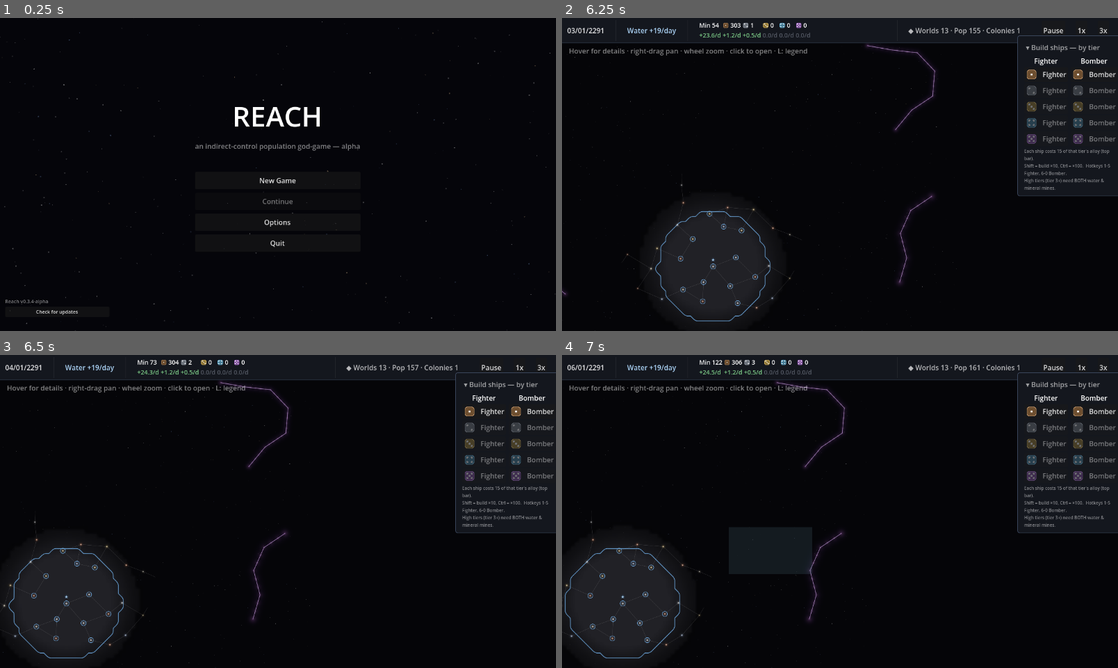
Above: before the commit, frames 1-4 (two rows, left to right).
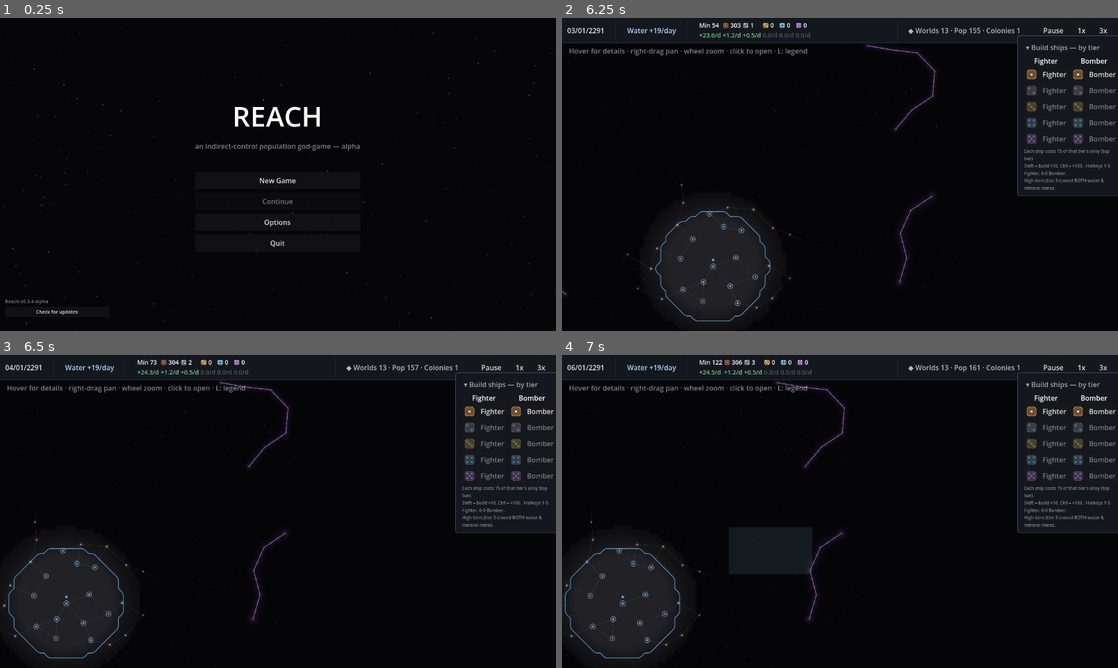
Above: after the commit, the same moments.

Repository: evyatarmitz/reach
Game: Godot game, scene res://menu/menu.tscn
Same seed, same stepped clock (60 frames per second), same inputs: the game is played once before the commit and once after it.
Inputs (mouse positions are in pixels of both pictures, inside the frame that each line leads up to):
- Up to frame 1 (0.25 s): no input
- Up to frame 2 (6.25 s): click "New Game" at 0.5 s; click "Normal" at 1.25 s; click "Normal" at 2 s; click "Start" at 2.75 s; click "Begin" at 3.5 s; click "1x" at 4.25 s; click "3x" at 5 s; tap Enter at 5.75 s; move the mouse to (962, 158) at 5.77 s; hold Right from 5.78 s (still down); hold Ctrl from 5.78 s (still down); click (962, 158) at 5.92 s; tap Space at 6.02 s
- Up to frame 3 (6.5 s): keep holding Right; keep holding Ctrl
- Up to frame 4 (7 s): release Right at 6.5 s; release Ctrl at 6.5 s; tap Enter at 6.5 s; drag from (728, 527) to (812, 574) at 6.52 s

Frames 1-2 are identical in both runs. In frame 3, 0.2% of the frame differs, in the area x 1-23%, y 61-90%; in frame 4, nothing differs.

Commit message:
Add god-view autoshot pose for the multi-empire contest
The fogged galaxy pose only shows the player + one rival, so it can't
review the whole-map red/yellow/green border+storm contest. Add a 12th
pose, autoshot_god.png: fog off, every empire's border baked (not just
player-sight-gated), whole galaxy framed, side panels hidden.

- _player_vr_at() returns true when _fog_disabled so all empires' borders
  trace; _draw_galaxy skips the fog overlay when _fog_disabled. Both are
  no-ops in normal play (flag is screenshot/debug only).
- Pose advances +240 days to mature the contest, fits the galaxy, hides
  the shipyard + selection panels for an unobstructed map.

Known limitation logged: distant empires show only their strongest seam,
not full outlines (player-centric sampler + coarse grid on a wide map).
Correct in fogged play; noted in TODO for later. All sim tests +
determinism green (changes are render-only).

Diff:
--- a/desktop/game/main.gd
+++ b/desktop/game/main.gd
@@ -843,7 +843,8 @@
 
 func _player_vr_at(p: Vector2, ids: Array, pos: Array, infl: Array, reach: Array,
 		reach_vr: Array, pk: int) -> bool:
-	return _vr_at(p, ids, pos, infl, reach, reach_vr, pk) > 0.0
+	# God-view (screenshot/debug): show every empire's border regardless of player sight.
+	return _fog_disabled or _vr_at(p, ids, pos, infl, reach, reach_vr, pk) > 0.0
 
 
 func _best_other(claims: Array, k: int, pi: int) -> float:
@@ -1294,7 +1295,7 @@
 	# linear filtering (see _ready) so the feathered lit region hugs the player's
 	# actual influence with a smooth edge — no blocks, no hard reach disc. Lit fades
 	# to grey explored-memory to never-seen black. Baked in the border refresh.
-	if _fog_tex != null:
+	if _fog_tex != null and not _fog_disabled:
 		draw_texture_rect(_fog_tex, _fog_rect, false)
 	# Cosmic anomalies ("storms"): a magenta nebula haze snaking along a spine. They
 	# block influence and sight (not movement), so they're always visible — a blind
@@ -3209,5 +3210,39 @@
 	await RenderingServer.frame_post_draw
 	get_viewport().get_texture().get_image().save_png("user://autoshot_drag_select.png")
 	_dragging = false
+	# Eleventh shot: GOD VIEW of the whole galaxy — fog off, every empire's border drawn
+	# (not just the player's-sight-gated ones), zoomed to fit. This is the true multi-empire
+	# "red/yellow/green" contest shot: the one that shows border curves, seam contests and
+	# storm placement across ALL empires at once, which the fogged galaxy pose can't. Advance
+	# further first so the borders mature and rivals actually clash.
+	for i in 2400:   # +240 days of expansion so the contest is well-developed
+		sim.tick(SimConstants.TICK_DAYS)
+	_fog_disabled = true
+	selected_fleet_id = -1
+	view_system_id = -1
+	selected_planet_id = -1
+	_hover_hold = false
+	var g_span: Vector2 = (_map_hi - _map_lo) + Vector2(240, 240)
+	var g_vp: Vector2 = get_viewport_rect().size
+	_galaxy_cam_pos = (_map_lo + _map_hi) * 0.5
+	_galaxy_cam_zoom = clampf(minf(g_vp.x / g_span.x, g_vp.y / g_span.y), ZOOM_MIN, ZOOM_MAX)
+	_apply_camera()
+	_recompute_borders()
+	# Hide the right-column UI (shipyard + selection panel) so nothing occludes the map —
+	# this pose exists purely to review the whole-galaxy border/storm contest.
+	if ship_panel != null:
+		ship_panel.visible = false
+	if panel != null:
+		panel.visible = false
+	_refresh_ui()
+	if ship_panel != null:
+		ship_panel.visible = false   # _refresh_ui may re-show it; force hidden for the shot
+	if panel != null:
+		panel.visible = false
+	queue_redraw()
+	await RenderingServer.frame_post_draw
+	await RenderingServer.frame_post_draw
+	get_viewport().get_texture().get_image().save_png("user://autoshot_god.png")
+	_fog_disabled = false
 	print("autoshots saved: ", ProjectSettings.globalize_path("user://"))
 	get_tree().quit()
Not shown, changed: artifacts/notes/REVIEW_LOG.md
Not shown, changed: artifacts/notes/TODO.md
